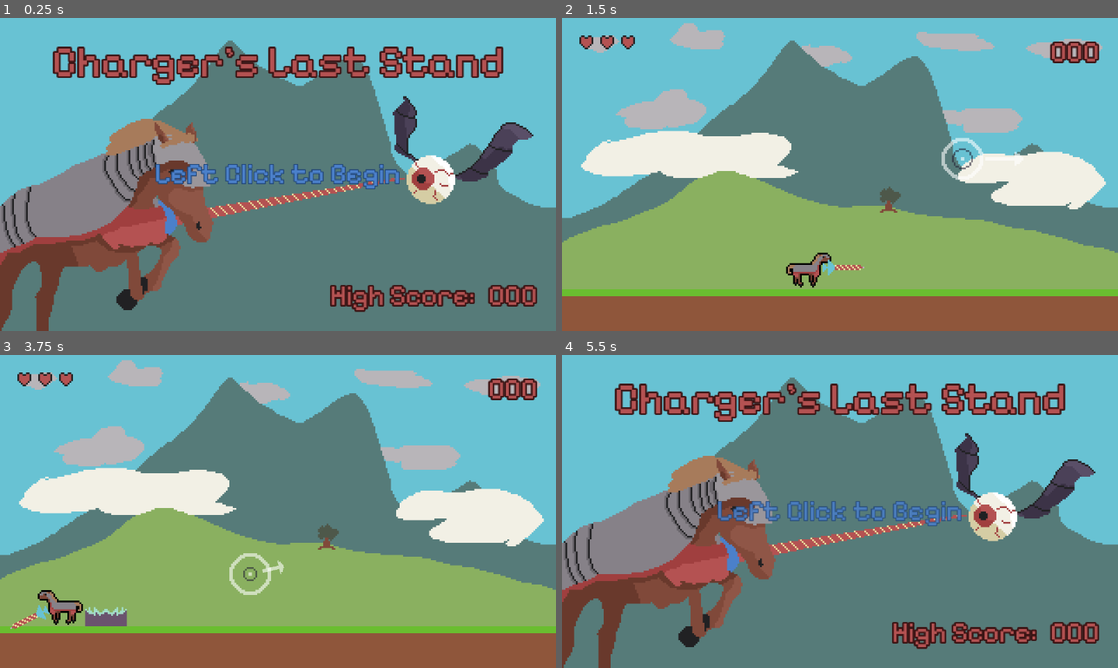
Above: before the commit, frames 1-4 (two rows, left to right).
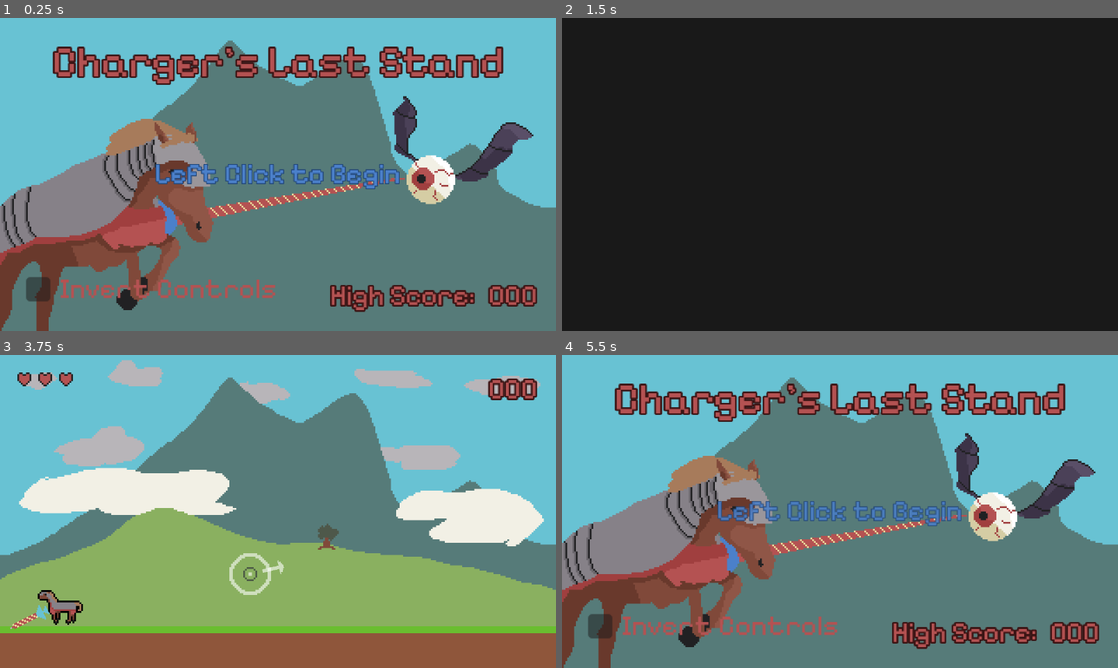
Above: after the commit, the same moments.

Repository: ErwinPrograms/Mini-Jam-205-Horses
Game: Godot game, scene res://scenes/views/main_menu.tscn
Two runs of this game, one before a commit and one after it. Both use one fixed random seed, a clock stepped at 60 frames per second and the inputs below. Sound files missing from this copy of the repository are replaced by a short silence.
Inputs (mouse positions are in pixels of both pictures, inside the frame that each line leads up to):
- Up to frame 1 (0.25 s): no input
- Up to frame 2 (1.5 s): click (712, 290) at 0.5 s, where only the run after the commit has a clickable "Invert Controls"; tap Enter (ui_accept) at 1.25 s; move the mouse to (962, 158) at 1.27 s; press the mouse at (962, 158) at 1.28 s; hold Right (ui_right) from 1.28 s (still down)
- Up to frame 3 (3.75 s): tap Enter (ui_accept) at 1.52, 2 s; release Right (ui_right) at 2 s; release the mouse at (400, 495) at 2 s; drag from (166, 527) to (278, 602) at 2.02 s; move the mouse to (333, 442) at 2.77 s; press the mouse at (333, 442) at 2.78 s; hold Left (ui_left) 2.78-3.5 s; release the mouse at (333, 442) at 3.5 s; drag from (250, 574) to (105, 608) at 3.52 s
- Up to frame 4 (5.5 s): move the mouse to (1006, 558) at 4.27 s; press the mouse at (1006, 558) at 4.28 s; hold Right (ui_right) 4.28-5 s; tap Enter (ui_accept) at 4.52 s; tap Escape (ui_cancel) at 4.9 s; release the mouse at (1006, 558) at 5 s; drag from (673, 464) to (756, 433) at 5.02 s

The runs differ from the first frame. In frame 1, 1.1% of the frame differs, in the area x 4-50%, y 82-91%; in frame 2, 100%, in the area x 0-100%, y 0-100%; in frame 3, 0.4%; in frame 4, 1.1%.

Commit message:
Add option to invert the controls

Diff:
--- /dev/null
+++ b/globals/settings_manager.gd
@@ -0,0 +1,4 @@
+extends Node
+
+var invert_controls: bool = false
+var volume: float = 100
--- a/globals/view_manager.gd
+++ b/globals/view_manager.gd
@@ -12,7 +12,7 @@
 	add_child(fade_scene)
 
 func _unhandled_input(event: InputEvent) -> void:
-	if event.is_action_pressed("ui_cancel"):
+	if event.is_action_pressed("restart"):
 		load_main_menu()
 
 func load_main_menu() -> void:
--- a/project.godot
+++ b/project.godot
@@ -20,6 +20,7 @@
 SignalHub="*uid://cdaabu101kyrk"
 ViewManager="*uid://csqu54kxxw85i"
 ScoreManager="*uid://dp7qf8fcg5npl"
+SettingsManager="*uid://dfylmel7mx7f6"
 
 [display]
 
@@ -34,6 +35,12 @@
 primary={
 "deadzone": 0.2,
 "events": [Object(InputEventMouseButton,"resource_local_to_scene":false,"resource_name":"","device":-1,"window_id":0,"a …(253 unchanged characters)…
+]
+}
+restart={
+"deadzone": 0.2,
+"events": [Object(InputEventKey,"resource_local_to_scene":false,"resource_name":"","device":-1,"window_id":0,"alt_pressed":false,"shift_pressed":false,"ctrl_pressed":false,"meta_pressed":false,"pressed":false,"keycode":0,"physical_keycode":4194305,"key_label":0,"unicode":0,"location":0,"echo":false,"script":null)
+, Object(InputEventKey,"resource_local_to_scene":false,"resource_name":"","device":-1,"window_id":0,"alt_pressed":false,"shift_pressed":false,"ctrl_pressed":false,"meta_pressed":false,"pressed":false,"keycode":0,"physical_keycode":82,"key_label":0,"unicode":114,"location":0,"echo":false,"script":null)
 ]
 }
 
--- /dev/null
+++ b/scenes/ui/invert_controls_box.gd
@@ -0,0 +1,6 @@
+extends CheckBox
+
+
+
+func _on_toggled(toggled_on: bool) -> void:
+	SettingsManager.invert_controls = toggled_on
--- /dev/null
+++ b/scenes/ui/invert_controls_box.tscn
@@ -0,0 +1,15 @@
+[gd_scene format=3 uid="uid://bffb2wb0tmufu"]
+
+[ext_resource type="FontFile" uid="uid://c8ohfea5gxd3t" path="res://assets/fonts/PixelifySans-VariableFont_wght.ttf" id="1_xml3k"]
+[ext_resource type="Script" uid="uid://dhaovuf416tl5" path="res://scenes/ui/invert_controls_box.gd" id="2_qapi3"]
+
+[node name="InvertControlsBox" type="CheckBox" unique_id=1375608318]
+offset_right = 24.0
+offset_bottom = 24.0
+theme_override_colors/font_color = Color(0.7058824, 0.32156864, 0.32156864, 1)
+theme_override_colors/font_outline_color = Color(0.23137255, 0.078431375, 0.078431375, 1)
+theme_override_fonts/font = ExtResource("1_xml3k")
+text = "Invert Controls"
+script = ExtResource("2_qapi3")
+
+[connection signal="toggled" from="." to="." method="_on_toggled"]
--- a/scenes/ui/launch_cursor.gd
+++ b/scenes/ui/launch_cursor.gd
@@ -18,6 +18,7 @@
 
 	if _is_dragging and event is InputEventMouseMotion:
 		_drag_distance =  global_position - event.position
+		if SettingsManager.invert_controls: _drag_distance *= -1
 		direction_arrow_sprite.rotation = _drag_distance.angle()
 
 		# Magic numbers yippie
--- a/scenes/views/main_menu.tscn
+++ b/scenes/views/main_menu.tscn
@@ -5,6 +5,7 @@
 [ext_resource type="Texture2D" uid="uid://b6ucqlqsla48t" path="res://assets/sprites/charger-last-stand-mm-bg-320-180.png" id="2_t2ti7"]
 [ext_resource type="LabelSettings" uid="uid://bdtfnb0bua6k0" path="res://resources/themes/red-16.tres" id="3_t7i0u"]
 [ext_resource type="AudioStream" uid="uid://cgr3doj5dqq0o" path="res://assets/music/Music_Loop_8_Bass.ogg" id="4_10idf"]
+[ext_resource type="PackedScene" uid="uid://bffb2wb0tmufu" path="res://scenes/ui/invert_controls_box.tscn" id="5_8v6pb"]
 
 [sub_resource type="LabelSettings" id="LabelSettings_70mm7"]
 font = ExtResource("1_u42ap")
@@ -116,6 +117,11 @@
 text = "000"
 label_settings = ExtResource("3_t7i0u")
 
+[node name="InvertControlsBox" parent="MarginContainer" unique_id=1375608318 instance=ExtResource("5_8v6pb")]
+layout_mode = 2
+size_flags_horizontal = 0
+size_flags_vertical = 8
+
 [node name="MusicPlayer" type="AudioStreamPlayer" parent="." unique_id=175092120]
 stream = ExtResource("4_10idf")
 volume_db = -20.0
Not shown, added: globals/settings_manager.gd.uid
Not shown, added: scenes/ui/invert_controls_box.gd.uid
